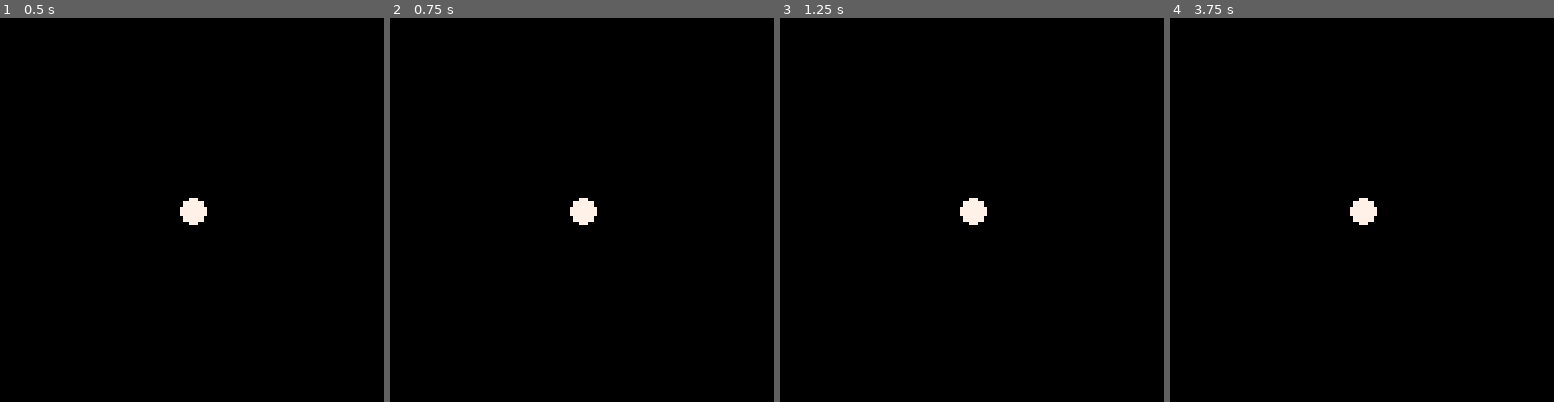
Above: before the commit, frames 1-4 (left to right).
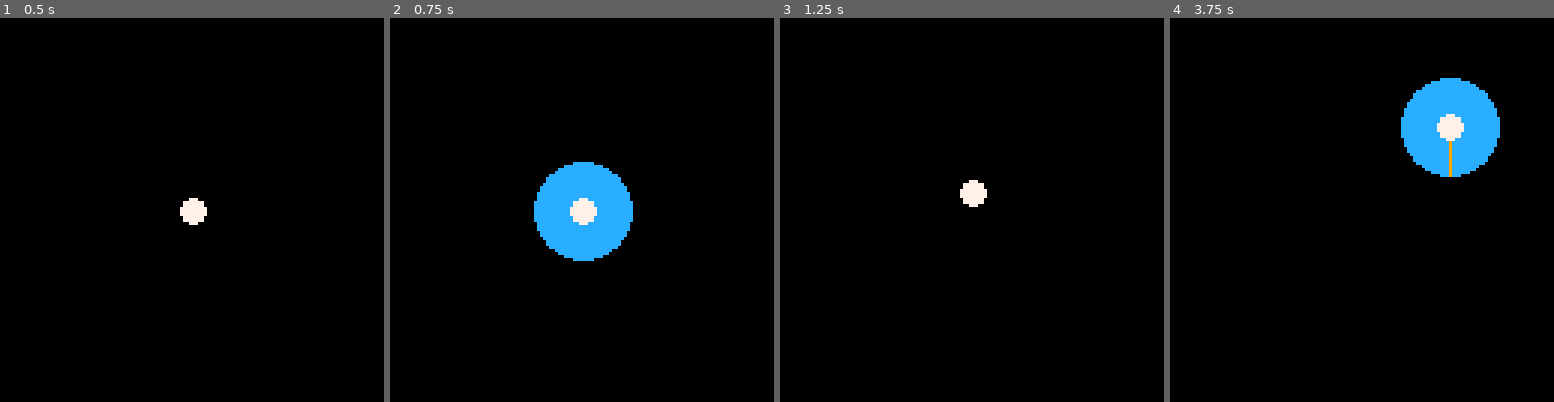
Above: after the commit, the same moments.

Repository: tesselode/netty
Game: PICO-8 cartridge launcher.p8
Same seed, same stepped clock (60 frames per second), same inputs: the game is played once before the commit and once after it.
Inputs:
- Up to frame 1 (0.5 s): no input
- Up to frame 2 (0.75 s): tap O (Z key) at 0.7 s
- Up to frame 3 (1.25 s): no input
- Up to frame 4 (3.75 s): hold Right 1.6-2.1 s; tap O (Z key) every 0.4 s from 1.7 to 3.7 s; hold Up 2.15-2.42 s; hold Right 2.47-3.03 s; hold Left 3.08-3.58 s; hold Down from 3.63 s (still down)

Frame 1 is identical in both runs. In frame 2, 4.8% of the frame differs, in the area x 37-64%, y 37-64%; in frame 3, 0.6%; in frame 4, 5.5%, in the area x 46-86%, y 15-54%.

Commit message:
Player movement

Diff:
--- a/launcher.p8
+++ b/launcher.p8
@@ -5,22 +5,125 @@
 
 function class.player()
  local player = {
+  -- tweak me
+  r = 4,
+  accel = .02,
+  friction = 1.015,
+ 	maxspeed = 2.5,
+ 	slomospeed = .2,
+ 	chargespeed = 1/60,
+ 	launchspeed = 3,
+
+  -- don't tweak me
+  buttoncurrent = false,
+  buttonprevious = false,
  	x = 64,
  	y = 64,
- 	r = 4,
  	vx = 0,
  	vy = 0,
+ 	launching = false,
+ 	charge = 0,
  }
 
+ local inputx
+ local inputy
+
  function player:update()
+  -- input
+  inputx = 0
+  inputy = 0
+  if (btn(0)) inputx -= 1
+  if (btn(1)) inputx += 1
+  if (btn(2)) inputy -= 1
+  if (btn(3)) inputy += 1
+  local l = sqrt(inputx*inputx + inputy*inputy)
+  if l > 1 then
+   inputx /= l
+   inputy /= l
+  end
+  self.buttonprevious = self.buttoncurrent
+  self.buttoncurrent = btn(4)
+  local buttonpressed = self.buttoncurrent and not self.buttonprevious
+
+  local speed = sqrt(self.vx*self.vx + self.vy*self.vy)
+
+  -- acceleration
+  self.vx += inputx * self.accel * speed / self.maxspeed
+  self.vy += inputy * self.accel * speed / self.maxspeed
+
+  -- friction
+  self.vx /= self.friction
+  self.vy /= self.friction
+
+  -- bounce of screen edges
+  if self.x < self.r then
+   self.x = self.r
+   self.vx *= -1
+  end
+  if self.x > 128 - self.r then
+   self.x = 128 - self.r
+   self.vx *= -1
+  end
+  if self.y < self.r then
+   self.y = self.r
+   self.vy *= -1
+  end
+  if self.y > 128 - self.r then
+   self.y = 128 - self.r
+   self.vy *= -1
+  end
+
+  -- limit speed
+  if speed > self.maxspeed then
+   self.vx /= (speed / self.maxspeed)
+   self.vy /= (speed / self.maxspeed)
+  end
+
+  -- launching
+  if not self.launching and buttonpressed then
+   self.launching = true
+   self.charge = 0
+  end
+  if self.launching then
+   self.charge += self.chargespeed
+  end
+  if self.launching and (not btn(4) or self.charge >= 1) then
+   self.launching = false
+   local angle
+   if btn(0) or btn(1) or btn(2) or btn(3) then
+    angle = atan2(inputx, inputy)
+   else
+    angle = atan2(self.vx, self.vy)
+   end
+   self.vx += self.launchspeed * cos(angle) * self.charge
+   self.vy += self.launchspeed * sin(angle) * self.charge
+  end
+
+  -- apply movement
+ 	local speedfactor
+ 	if self.launching then
+ 	 speedfactor = self.slomospeed
+ 	else
+ 	 speedfactor = 1
+ 	end
+  self.x += self.vx * speedfactor
+  self.y += self.vy * speedfactor
  end
 
  function player:draw()
+  local x, y = flr(self.x), flr(self.y)
+  if self.launching then
+   circfill(self.x, self.y, self.r * 4, 12)
+   circfill(self.x, self.y, self.r + self.r*3*self.charge, 14)
+   line(self.x, self.y, self.x + inputx*self.r*4, self.y + inputy*self.r*4, 9)
+  end
   circfill(self.x, self.y, self.r, 7)
  end
 
  return player
 end
+
+
 
 player = class.player()
 
